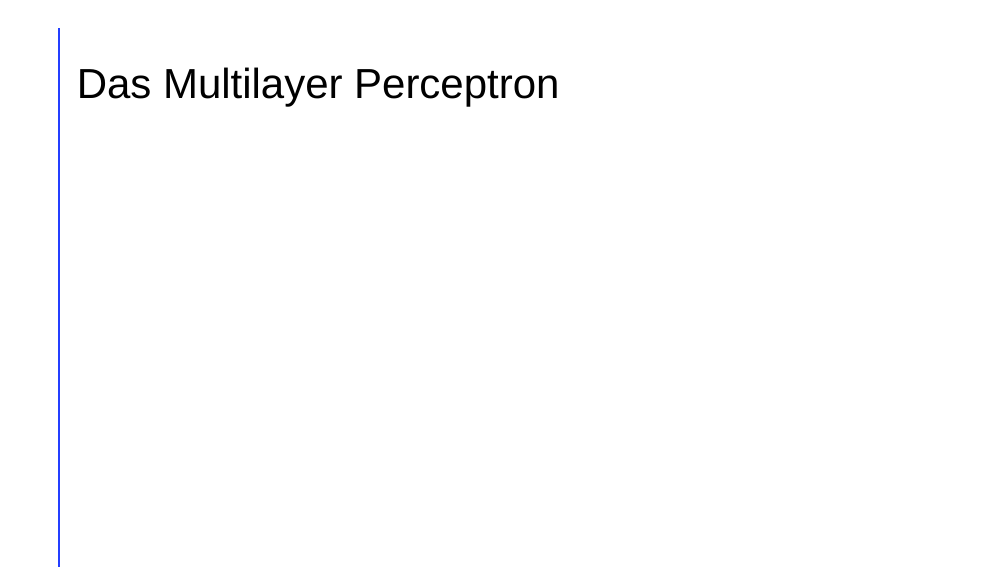
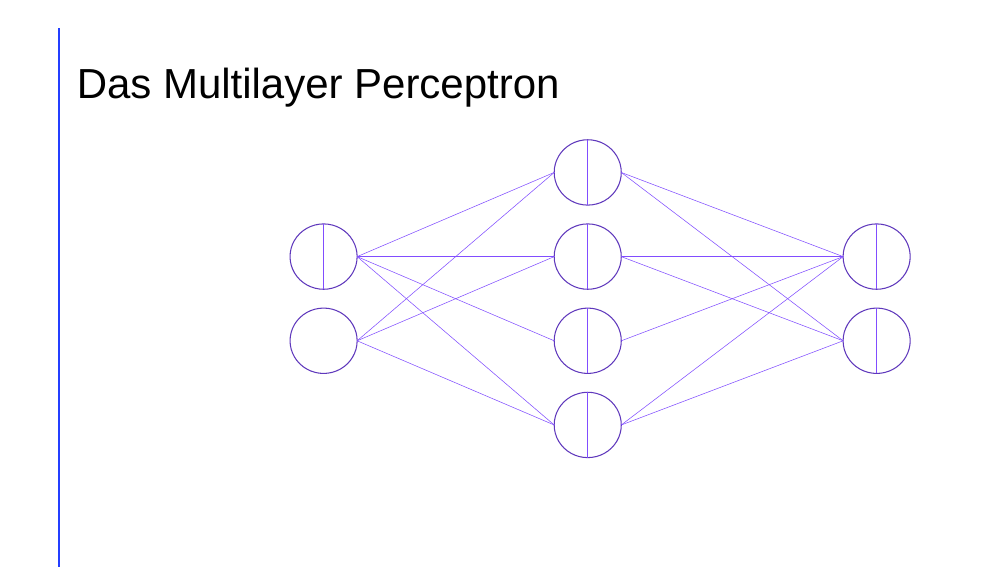
Before and after one commit to LeChummpy/PK, a slide deck: slide 14 of Präsi/präsi (3).pptx (slide 12 before the commit). Drawn at 1008x567 pixels with LibreOffice and Linux fonts; fonts in the diff are those of the drawing. Boxes give left, top, right and bottom in pixels: in the first picture for what was removed or moved away, otherwise in the second. Text is boxed around its words. In the diff, an @@ line names an element or a change of style, - is before the commit and + after.

```diff
--- a/Präsi/präsi (3).pptx
+++ b/Präsi/präsi (3).pptx
@@ line added from (588, 140) to (588, 205), #814DFF 0.5 pt @@
@@ line added from (324, 224) to (324, 290), #814DFF 0.5 pt @@
@@ line added from (588, 224) to (588, 290), #814DFF 0.5 pt @@
@@ line added from (877, 224) to (877, 290), #814DFF 0.5 pt @@
@@ line added from (588, 309) to (588, 374), #814DFF 0.5 pt @@
@@ line added from (877, 309) to (877, 374), #814DFF 0.5 pt @@
@@ group added at (290, 140, 910, 457): 14 lines, 8 ellipses @@
@@ line added from (588, 392) to (588, 457), #814DFF 0.5 pt @@
```
Also in this commit, not shown: 1 other slide changed, 2 slides added, 2 other files.
